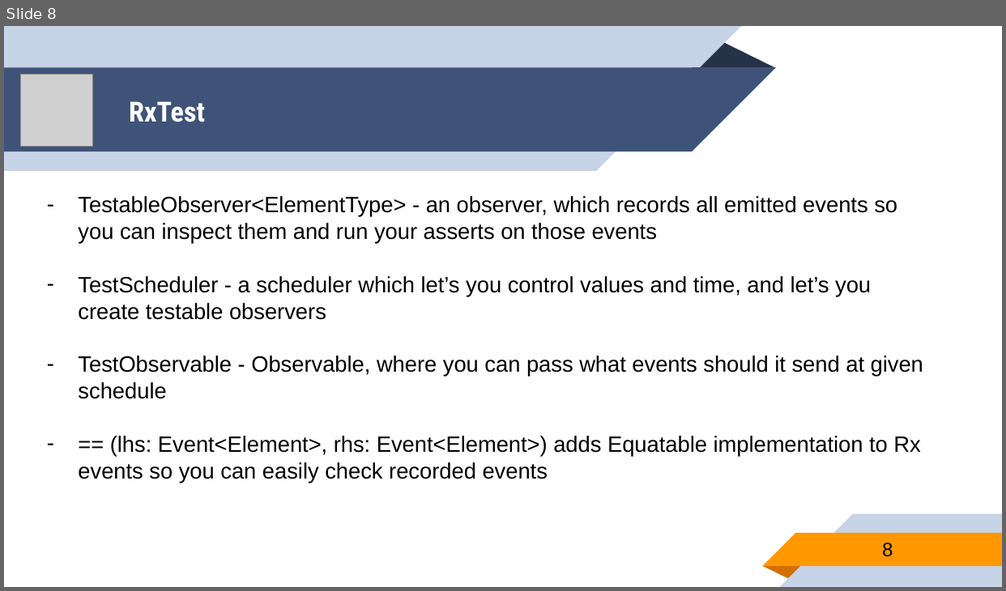
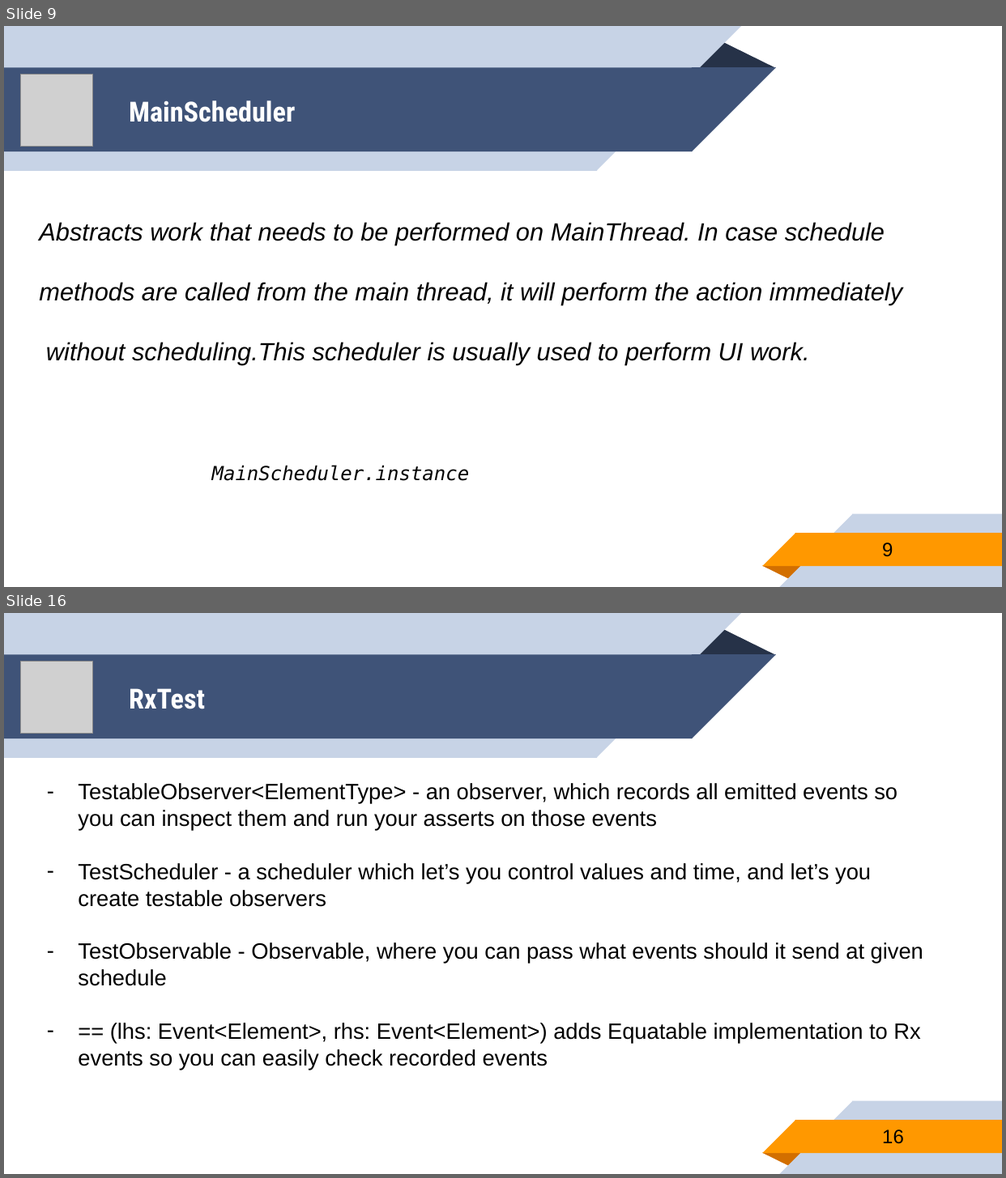
Before and after one commit to younghwankim/RxSwiftClass, a slide deck: AdvancedRxSwift/day5/AdvancedRxSwift5.pptx. Shown one above the other, each under a label of ours: slide 8 before the commit, slides 9 and 16 after it; the slides between them are not shown. The pictures are 1006x591 and 1006x1178 pixels, drawn with LibreOffice and Linux fonts; fonts in the diff are those of the drawing; grey boxes stand for pictures. Boxes give left, top, right and bottom in pixels: in the first picture for what was removed or moved away, otherwise in the second. Text is boxed around its words. In the diff, an @@ line names an element or a change of style, - is before the commit and + after.

```diff
--- a/AdvancedRxSwift/day5/AdvancedRxSwift5.pptx
+++ b/AdvancedRxSwift/day5/AdvancedRxSwift5.pptx
@@ slide 9 added at <box>4,26,1002,587</box>, background #FFFFFF; not listed: 10 template elements that a slide beside it also shows @@
@@ picture added at <box>21,74,94,147</box> @@
@@ title added at <box>129,101,295,122</box>, 20 pt, text #FFFFFF, bold @@
+MainScheduler
@@ text added at <box>39,222,902,365</box>, 18 pt, text #000000, italic @@
+Abstracts work that needs to be performed on MainThread. In case schedule
+methods are called from the main thread, it will perform the action immediately
+without scheduling.This scheduler is usually used to perform UI work.
@@ text added at <box>212,465,470,481</box>, 14 pt, text #000000, italic @@
+MainScheduler.instance
@@ page number added at <box>882,543,893,557</box>, 14 pt, text #000000 @@
+9
@@ what was slide 8 is now slide 16 @@
@@ page number at <box>882,1130,904,1144</box>: text changed @@
-8
+16
```
Also in this commit, not shown: 7 other slides added, 1 other file.
